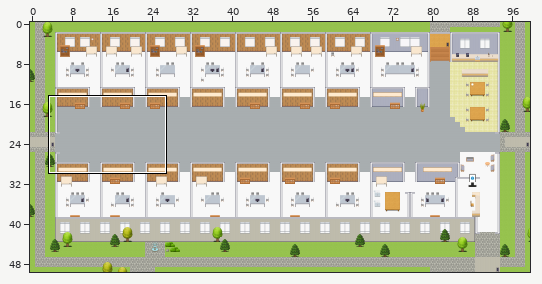
Level history. Tiled map (JSON): maps/CS-Product-Pipeline-Platform.tmj. The first picture is a wide view before the edit; the outline marks the close-up.
Close-up. Earlier state:
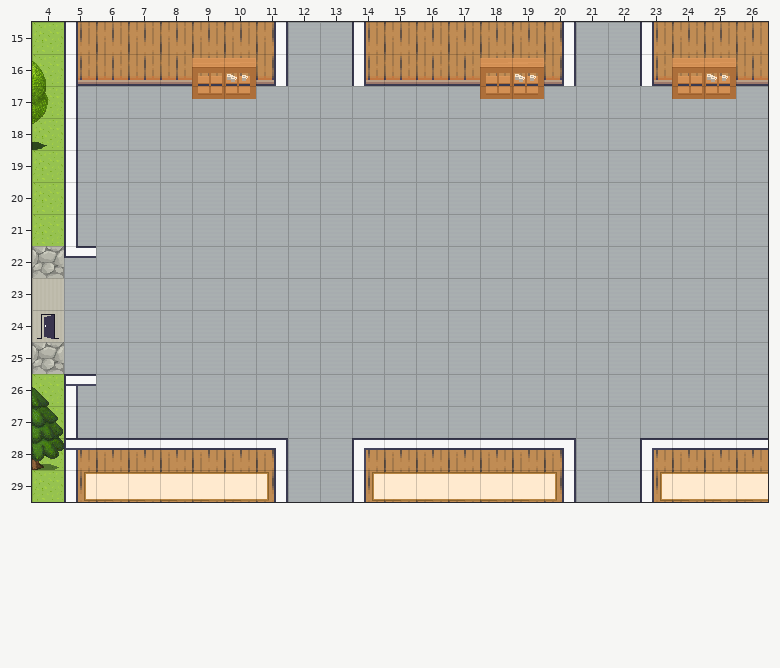
Cells are 32x32 px. Shown: x 4..26, y 15..29. The commit also changed other parts of the map, which this record leaves out.
And afterwards:
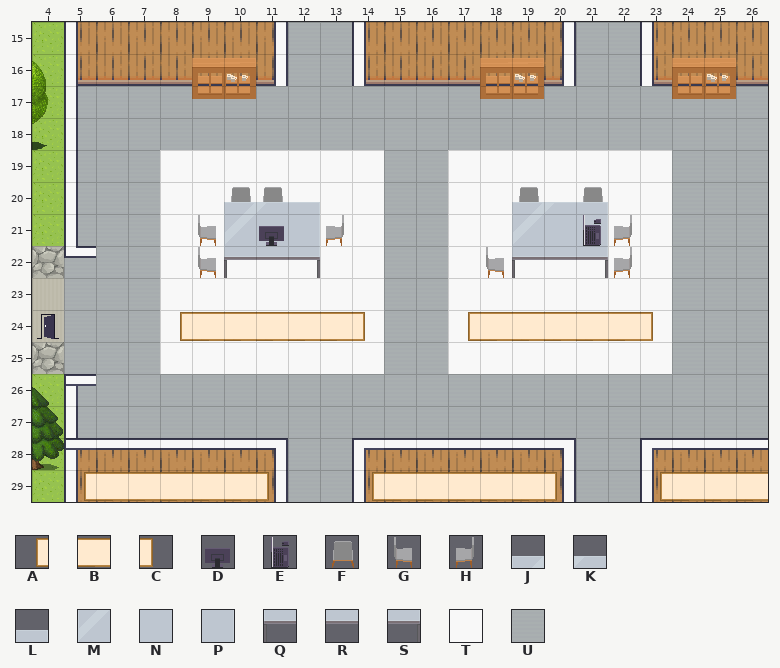
Key: from "Decor": A 49, B 50, C 51; from "Misc": D 11, E 24; from "Seats": F 118, G 119, H 120; from "Tables": J 5, K 6, L 7, M 15, N 16, P 17, Q 25, R 26, S 27; from "room2": T 66, U 216.
_ is an empty cell, # one hidden under a higher layer.
Difference:
{"where": "layer \"floors\""}
{"y":19,"x":8,"old":"UUUUUUU","new":"TTTTTTT"}
{"y":19,"x":17,"old":"UUUUUUU","new":"TTTTTTT"}
{"y":20,"x":8,"old":"UUUUUUU","new":"TTTTTTT"}
{"y":20,"x":17,"old":"UUUUUUU","new":"TTTTTTT"}
{"y":21,"x":8,"old":"UUUUUUU","new":"TT###TT"}
{"y":21,"x":17,"old":"UUUUUUU","new":"TT###TT"}
{"y":22,"x":8,"old":"UUUUUUU","new":"TTTTTTT"}
{"y":22,"x":17,"old":"UUUUUUU","new":"TTTTTTT"}
{"y":23,"x":8,"old":"UUUUUUU","new":"TTTTTTT"}
{"y":23,"x":17,"old":"UUUUUUU","new":"TTTTTTT"}
{"y":24,"x":8,"old":"UUUUUUU","new":"TTTTTTT"}
{"y":24,"x":17,"old":"UUUUUUU","new":"TTTTTTT"}
{"y":25,"x":8,"old":"UUUUUUU","new":"TTTTTTT"}
{"y":25,"x":17,"old":"UUUUUUU","new":"TTTTTTT"}
{"where": "layer \"furniture\""}
{"y":20,"x":10,"old":"__","new":"FF"}
{"y":20,"x":19,"old":"_","new":"F"}
{"y":20,"x":21,"old":"_","new":"F"}
{"where": "layer \"seats\""}
{"y":21,"x":9,"old":"_","new":"G"}
{"y":21,"x":13,"old":"_","new":"H"}
{"y":21,"x":22,"old":"_","new":"H"}
{"y":22,"x":9,"old":"_","new":"G"}
{"y":22,"x":18,"old":"_","new":"G"}
{"y":22,"x":22,"old":"_","new":"H"}
{"where": "layer \"decor\""}
{"y":20,"x":10,"old":"___","new":"JKL"}
{"y":20,"x":19,"old":"___","new":"JKL"}
{"y":21,"x":10,"old":"___","new":"MNP"}
{"y":21,"x":19,"old":"___","new":"MNP"}
{"y":22,"x":10,"old":"___","new":"QRS"}
{"y":22,"x":19,"old":"___","new":"QRS"}
{"y":24,"x":8,"old":"_______","new":"ABBBBBC"}
{"y":24,"x":17,"old":"_______","new":"ABBBBBC"}
{"where": "layer \"tech\""}
{"y":21,"x":11,"old":"_","new":"D"}
{"y":21,"x":21,"old":"_","new":"E"}
{"label":"changed","picture_box":[160,150,384,374]}
{"label":"changed","picture_box":[448,150,672,374]}
